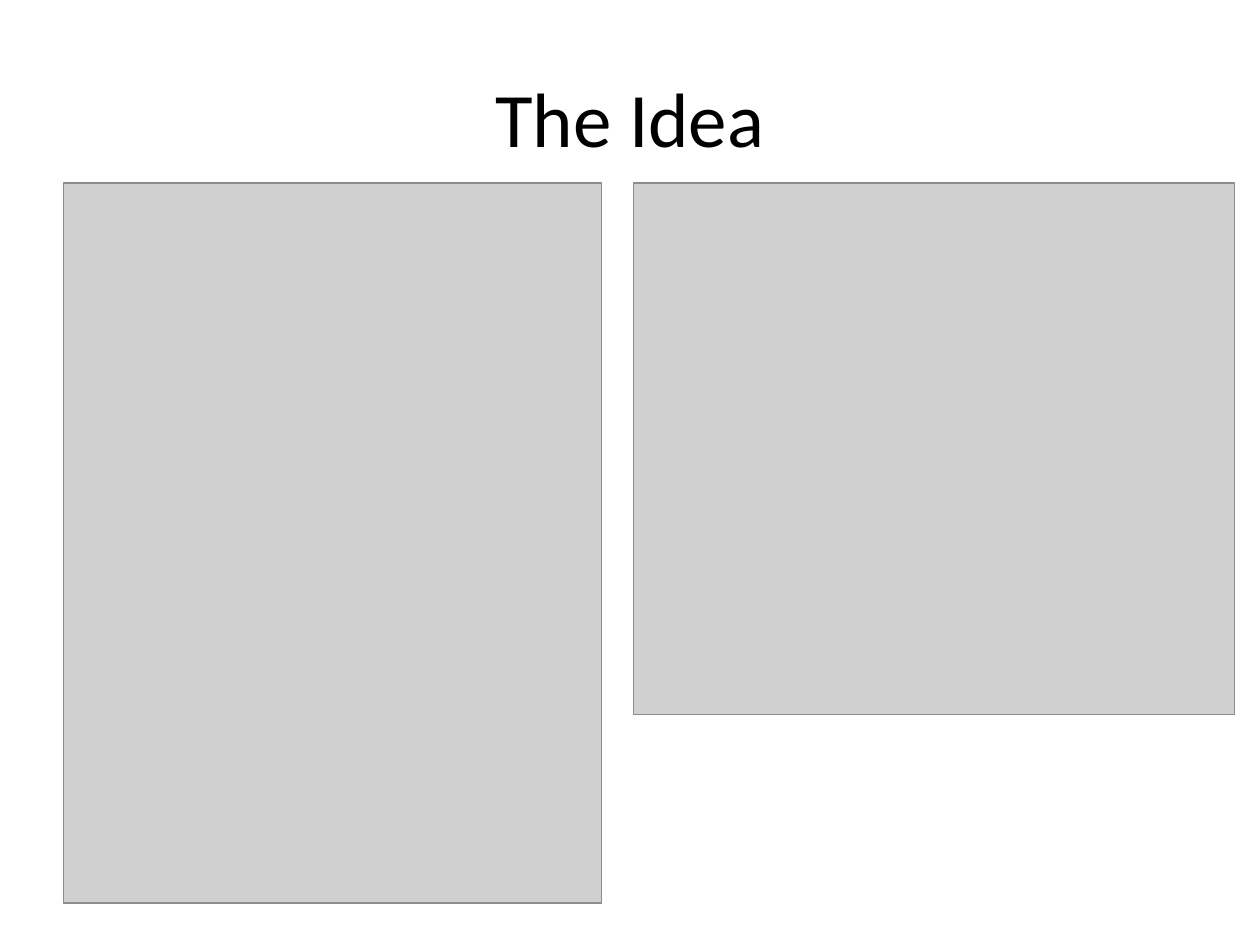
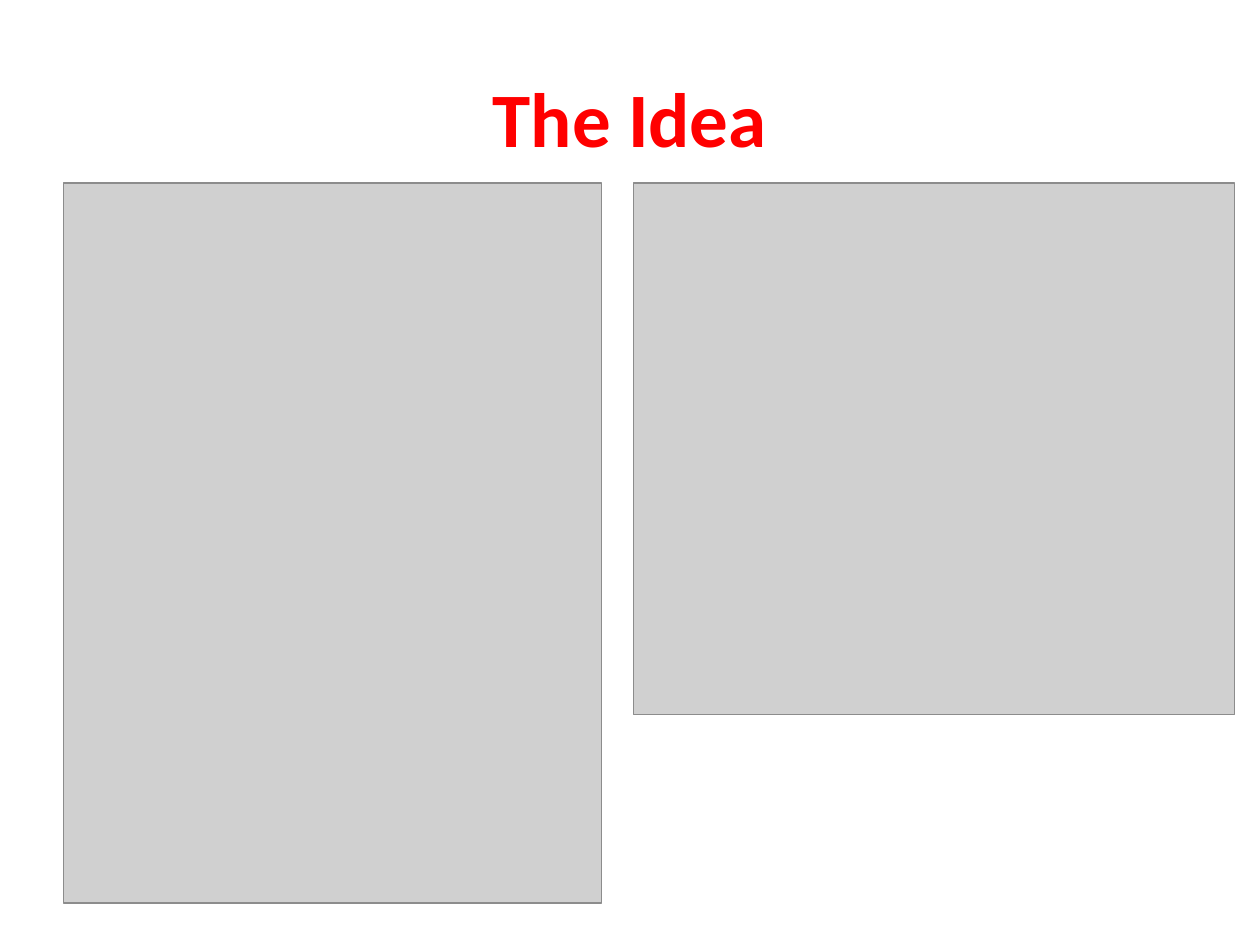
Before and after one commit to hcilab-um/UIST-2012-SIC, a slide deck: slide 3 of September 11 Presentation.pptx. Drawn at 1260x945 pixels with LibreOffice and Linux fonts; fonts in the diff are those of the drawing; grey boxes stand for pictures. Boxes give left, top, right and bottom in pixels: in the first picture for what was removed or moved away, otherwise in the second. Text is boxed around its words. In the diff, an @@ line names an element or a change of style, - is before the commit and + after.

```diff
--- a/September 11 Presentation.pptx
+++ b/September 11 Presentation.pptx
@@ title "The Idea" at box(493, 93, 766, 148): text colour #000000 to #FF0000, bold on @@
```
Also in this commit, not shown: 1 other slide changed, 2 slides added, 2 slides removed.
